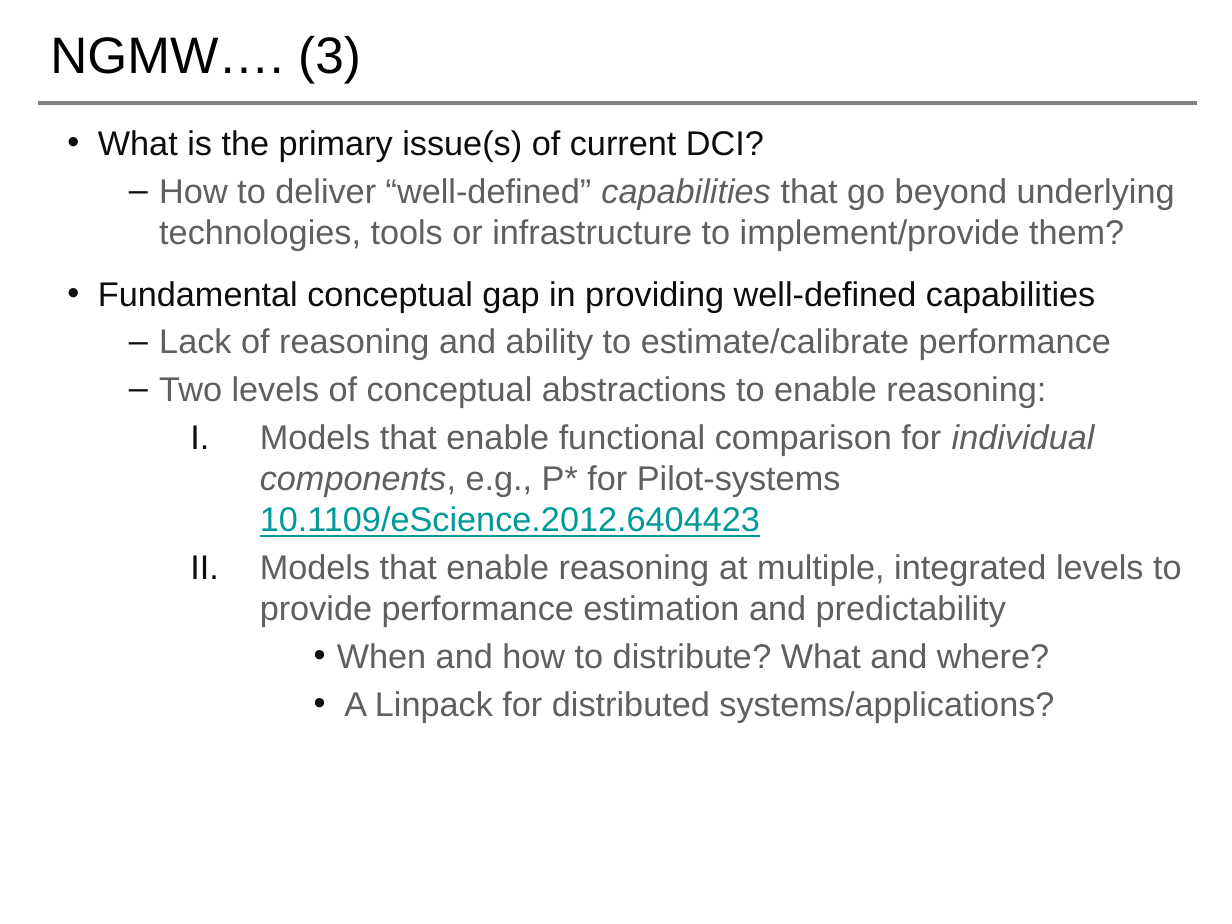
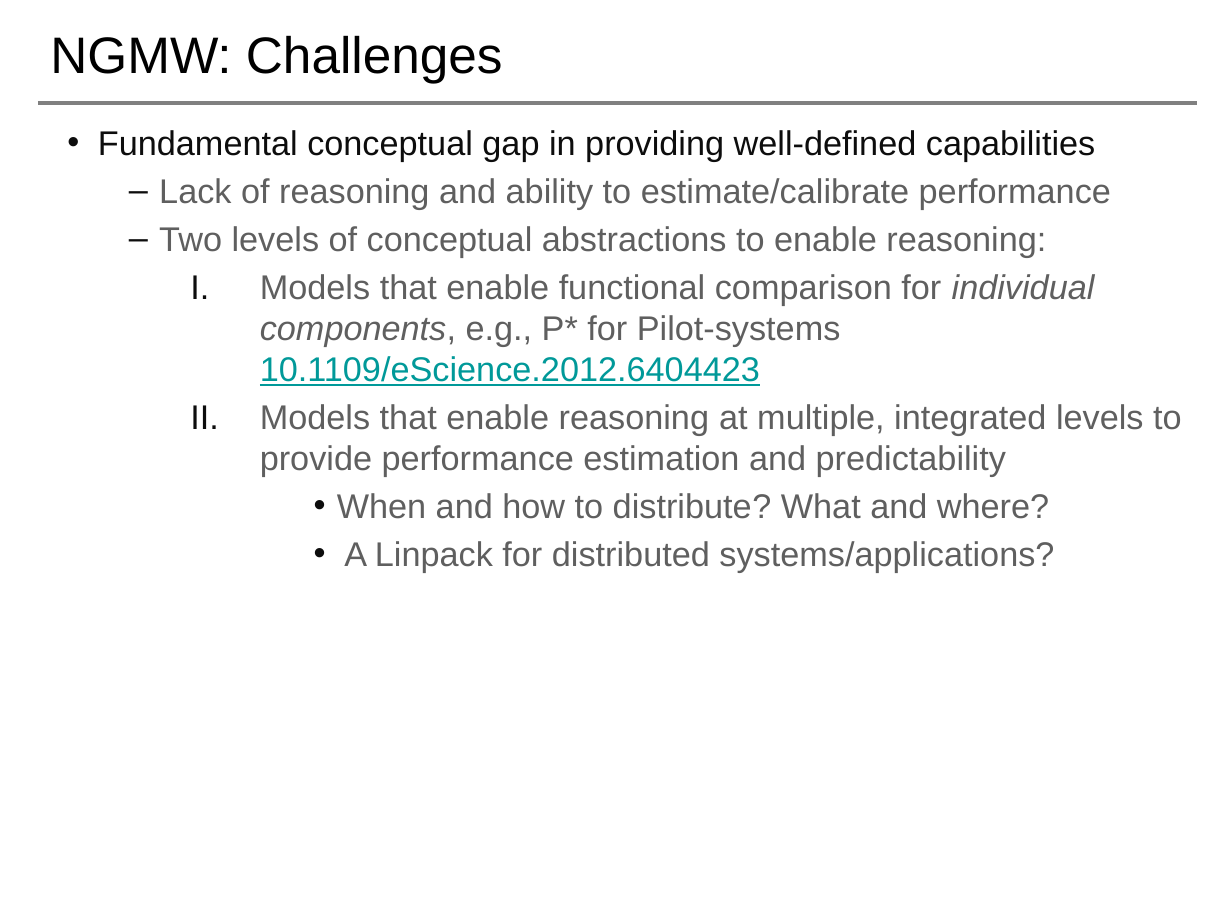
Before and after one commit to saga-project/NGMW, a slide deck: slide 10 of presentations/radical-modsim.pptx (slide 14 before the commit). Drawn at 1232x924 pixels with LibreOffice and Linux fonts; fonts in the diff are those of the drawing; background and template pictures are left out. Boxes give left, top, right and bottom in pixels: in the first picture for what was removed or moved away, otherwise in the second. Text is boxed around its words. In the diff, an @@ line names an element or a change of style, - is before the commit and + after.

```diff
--- a/presentations/radical-modsim.pptx
+++ b/presentations/radical-modsim.pptx
@@ title at [50, 35, 503, 83]: text changed @@
-NGMW…. (3)
+NGMW: Challenges
@@ text at [98, 130, 1175, 250]: paragraphs removed @@
-• What is the primary issue(s) of current DCI?
-  – How to deliver “well-defined” capabilities that go beyond underlying technologies, tools or infrastructure to implement/provide them?
```
Also in this commit, not shown: 9 other slides changed, 1 slide removed.
